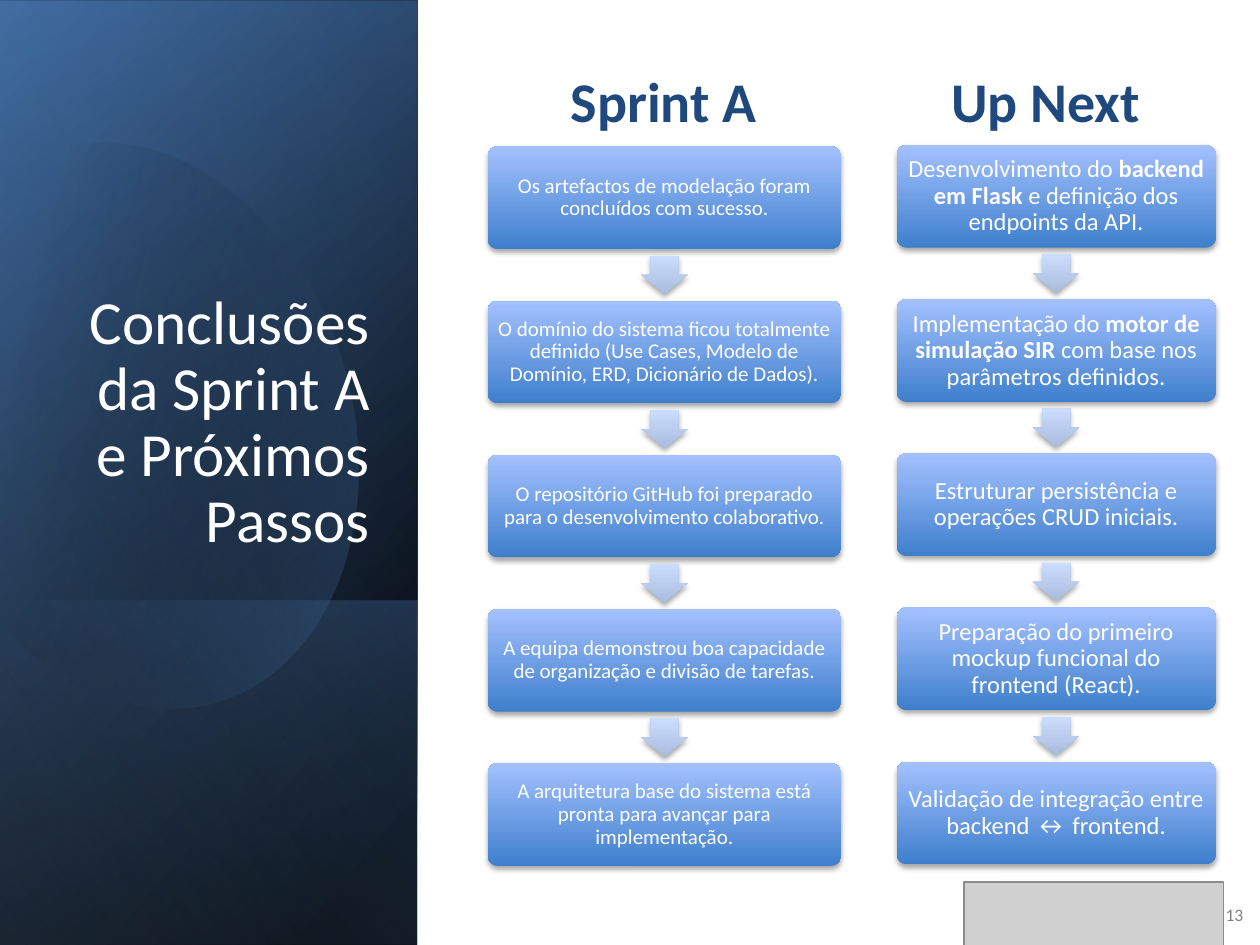
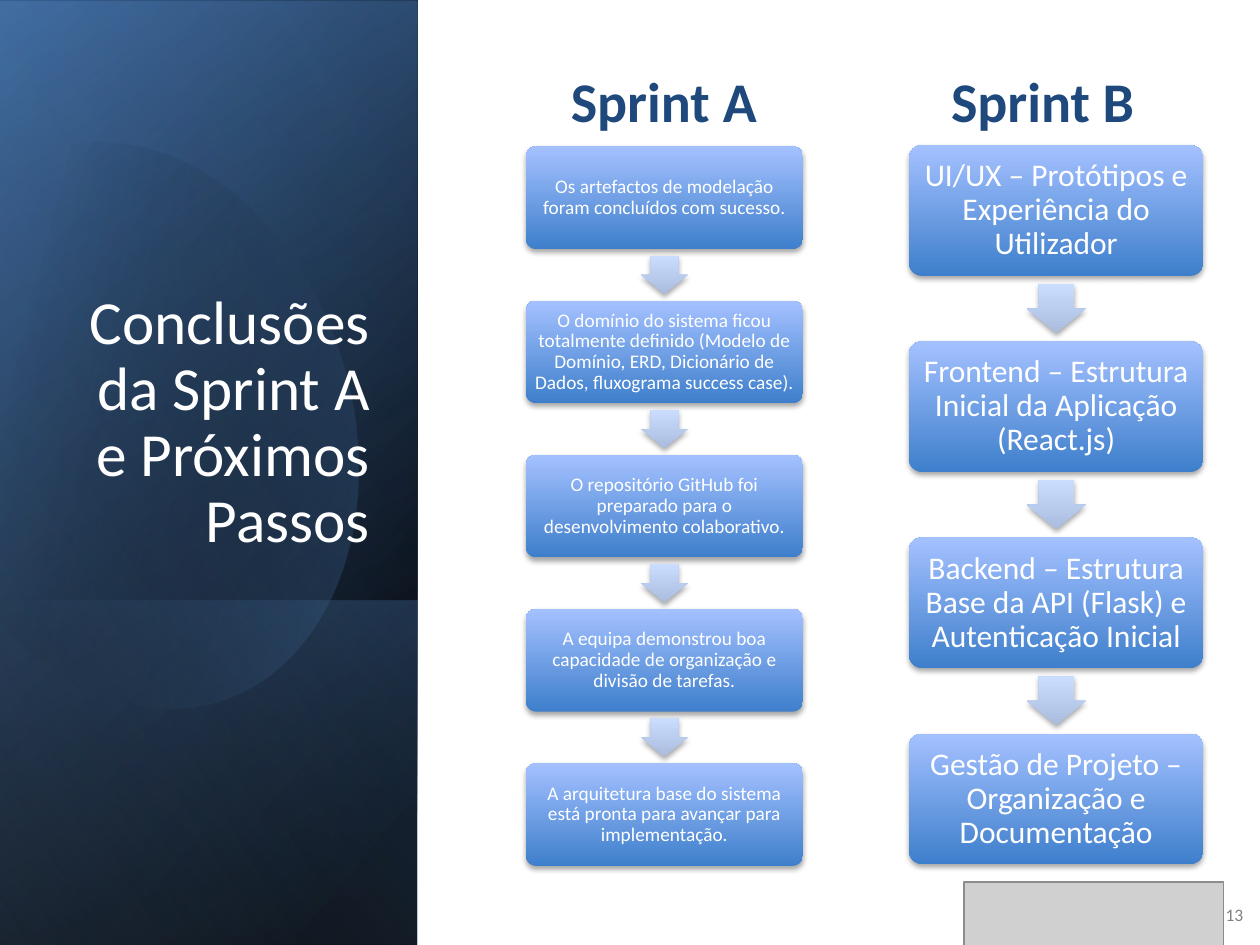
Before and after one commit to joaoventura2024064-dev/ISTECPROJ2526, a slide deck: slide 13 of docs/Sprint_A_Apresentacao_v0.pptx. Drawn at 1260x945 pixels with LibreOffice and Linux fonts; fonts in the diff are those of the drawing; grey boxes stand for pictures. Boxes give left, top, right and bottom in pixels: in the first picture for what was removed or moved away, otherwise in the second. Text is boxed around its words. In the diff, an @@ line names an element or a change of style, - is before the commit and + after.

```diff
--- a/docs/Sprint_A_Apresentacao_v0.pptx
+++ b/docs/Sprint_A_Apresentacao_v0.pptx
@@ text at (951,82,1134,131): text changed @@
-Up Next
+Sprint B
@@ rounded rectangle: place and size @@
-rounded rectangle at (488,146,842,249)
+rounded rectangle at (525,146,803,249)
@@ rounded rectangle: place and size @@
-rounded rectangle at (897,145,1216,248)
+rounded rectangle at (908,145,1203,276)
@@ text "Os artefactos de modelação foram ...": place and size @@
-text "Os artefactos de modelação foram ..." at (518,178,811,215)
+text "Os artefactos de modelação foram ..." at (543,179,785,214)
@@ right arrow: place and size @@
-right arrow at (1033,255,1080,294)
+right arrow at (1027,285,1086,334)
@@ rounded rectangle: place and size @@
-rounded rectangle at (488,301,842,404)
+rounded rectangle at (525,301,803,404)
@@ text at (535,314,793,392): text changed; size 12 to 11 pt @@
-O domínio do sistema ficou totalmente definido (Use Cases, Modelo de Domínio, ERD, Dicionário de Dados).
+O domínio do sistema ficou totalmente definido (Modelo de Domínio, ERD, Dicionário de Dados, fluxograma success case).
@@ rounded rectangle: place and size @@
-rounded rectangle at (897,299,1216,402)
+rounded rectangle at (908,341,1203,472)
@@ rounded rectangle: place and size @@
-rounded rectangle at (488,455,842,558)
+rounded rectangle at (525,455,803,558)
@@ text "O repositório GitHub foi preparado ...": place and size @@
-text "O repositório GitHub foi preparado ..." at (504,486,824,528)
+text "O repositório GitHub foi preparado ..." at (544,477,785,533)
@@ right arrow: place and size @@
-right arrow at (1033,408,1080,447)
+right arrow at (1027,480,1086,529)
@@ rounded rectangle: place and size @@
-rounded rectangle at (897,607,1216,711)
+rounded rectangle at (908,538,1203,669)
@@ rounded rectangle: place and size @@
-rounded rectangle at (488,609,842,712)
+rounded rectangle at (525,609,803,712)
@@ text "A equipa demonstrou boa capacidade ...": place and size @@
-text "A equipa demonstrou boa capacidade ..." at (503,640,825,682)
+text "A equipa demonstrou boa capacidade ..." at (552,631,777,687)
@@ right arrow: place and size @@
-right arrow at (1033,717,1080,756)
+right arrow at (1027,677,1086,726)
@@ rounded rectangle: place and size @@
-rounded rectangle at (897,762,1216,866)
+rounded rectangle at (908,733,1203,864)
@@ rounded rectangle: place and size @@
-rounded rectangle at (488,764,842,867)
+rounded rectangle at (525,764,803,867)
@@ size 12 to 11 pt in 4 elements at (543,179,785,214), (544,477,785,533), (552,631,777,687), (547,786,781,844) @@
@@ text "A arquitetura base do sistema ...": place and size @@
-text "A arquitetura base do sistema ..." at (517,783,811,848)
+text "A arquitetura base do sistema ..." at (547,786,781,844)
@@ group added at (924,164,1188,848): 4 texts @@
+UI/UX – Protótipos e Experiência do Utilizador
+Frontend – Estrutura Inicial da Aplicação (React.js)
+Backend – Estrutura Base da API (Flask) e Autenticação Inicial
+Gestão de Projeto – Organização e Documentação
@@ group removed at (897,160,1216,834): 5 texts, 1 rounded rectangle, 1 right arrow @@
-Desenvolvimento do backend em Flask e definição dos endpoints da API.
-Implementação do motor de simulação SIR com base nos parâmetros definidos.
-Estruturar persistência e operações CRUD iniciais.
-Preparação do primeiro mockup funcional do frontend (React).
-Validação de integração entre backend ↔ frontend.
```
